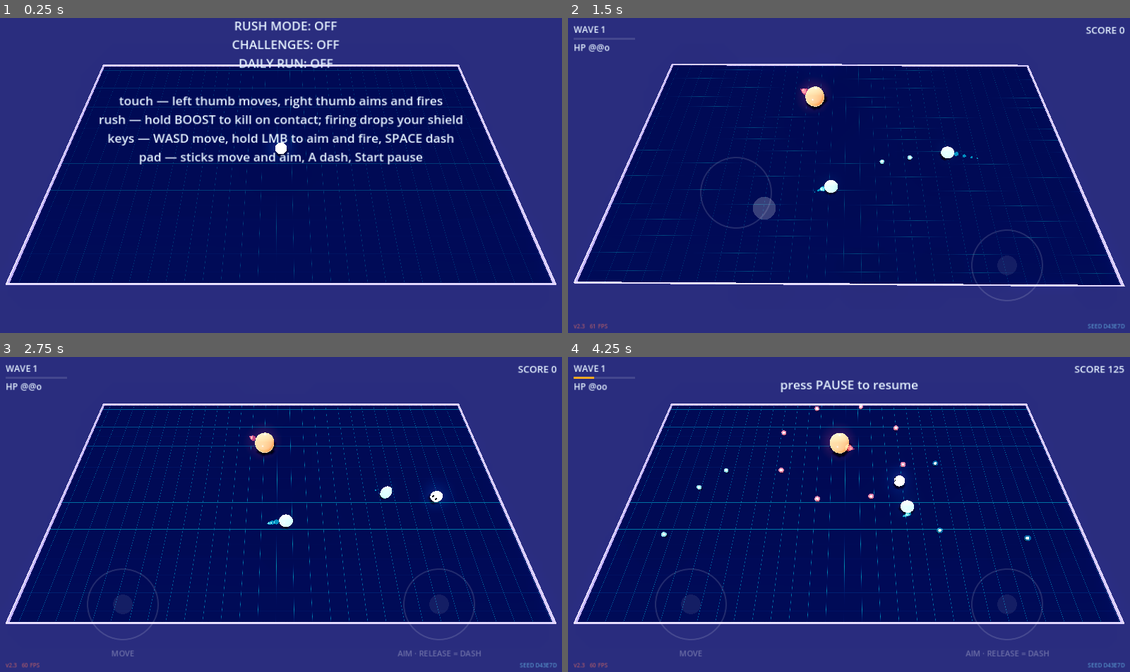
Above: before the commit, frames 1-4 (two rows, left to right).
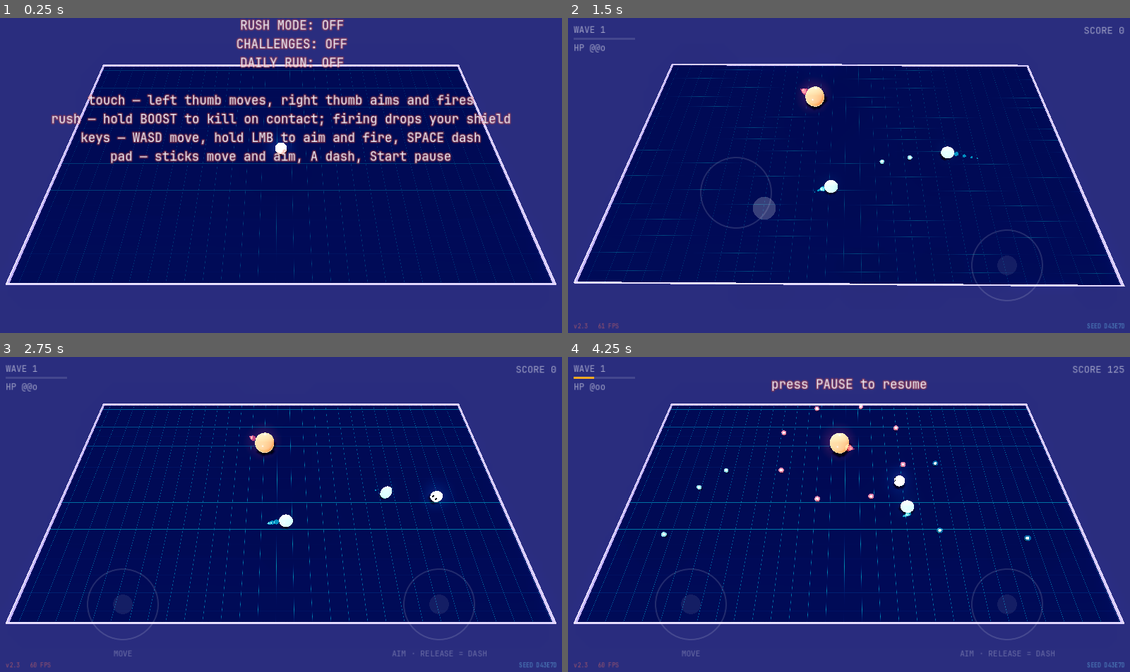
Above: after the commit, the same moments.

Repository: mbace1/toko-drop-godot
Game: Godot game, scene res://scenes/main.tscn
The game is run twice, just before and just after one commit, with the same random seed, the same clock (stepped at 60 frames per second) and the same inputs.
Inputs (mouse positions are in pixels of both pictures, inside the frame that each line leads up to):
- Up to frame 1 (0.25 s): no input
- Up to frame 2 (1.5 s): tap Enter at 0.5 s; move the mouse to (972, 159) at 0.52 s; hold D (move_right) 0.53-1.25 s; tap Space (dash) at 0.6 s; click (972, 159) at 0.67 s; drag from (736, 191) to (820, 238) at 1.27 s
- Up to frame 3 (2.75 s): move the mouse to (337, 445) at 2.02 s; hold D (move_right) from 2.03 s (still down); hold Shift from 2.03 s (still down)
- Up to frame 4 (4.25 s): release D (move_right) at 2.75 s; release Shift at 2.75 s; drag from (820, 577) to (680, 467) at 2.77 s; move the mouse to (1017, 561) at 3.52 s; hold A (move_left) from 3.53 s (still down); tap Space (dash) at 3.6 s; tap Escape (pause) at 4.15 s

The runs differ from the first frame. In frame 1, 9.5% of the frame differs, in the area x 9-91%, y 0-47%; in frame 2, 0.4%; in frame 3, 0.6%; in frame 4, 1.3%.

Commit message:
Give the port the browser's typography: bundled monospace + the neon glow
Captured both builds side by side at the same phone profile and the
single biggest thing making them look like different games was the type.
The browser sets `font-family: monospace` on its whole overlay
(index.html #overlay) and every screen is that face; this port had no
font resource at all, so it rendered in Godot's default proportional
sans.

The font is BUNDLED, not asked for by name. SystemFont was tried first
and is a trap: it resolves fine on desktop and silently resolves to
NOTHING in a Web export, because the browser sandbox gives Godot no OS
font access — so the one platform this ships on was the one platform
where it did nothing. That was only visible by exporting and taking a
screenshot. JetBrains Mono Regular, SIL OFL 1.1, 264KB, with OFL.txt
kept beside it as the license requires.

Also ported the overlay's `text-shadow: 0 0 24px #ff4422, 0 0 60px
#aa00ff` as a soft zero-offset shadow, which is most of why the
browser's menu text reads as lit signage rather than as a caption.

New scripts/theme_kit.gd (ThemeKit) owns both, so main.gd and
touch_sticks.gd cannot drift into two typefaces. It deliberately has
TWO looks, because the browser does: overlay text (title/pause/death)
glows, but the in-game HUD does not — the HUD is painted on a separate
#canvas-ui 2D context that never sees the overlay's CSS, in flat
rgba(255,255,255,0.55). Glowing the HUD made it read as hot orange
signage over the arena; screenshotting a real run is what caught it.

Verified: smoke green, clean headless boot, and Playwright captures of
both the title and a live run on a Pixel-7-profile Web export.

Co-Authored-By: Claude Sonnet 5 <noreply@anthropic.com>
Claude-Session: https://claude.ai/code/session_01YVYCthnnpMWQ6WawyhARue

Diff:
--- a/scripts/main.gd
+++ b/scripts/main.gd
@@ -510,7 +510,7 @@
 	left.add_theme_constant_override("separation", 4)
 	hud.add_child(left)
 
-	_wave_label = _make_label(20)
+	_wave_label = _make_hud_label(20)
 	left.add_child(_wave_label)
 
 	_wave_bar = ProgressBar.new()
@@ -526,16 +526,16 @@
 	_wave_bar.add_theme_stylebox_override("fill", fill)
 	left.add_child(_wave_bar)
 
-	_hp_label = _make_label(20)
+	_hp_label = _make_hud_label(20)
 	left.add_child(_hp_label)
 
 	# Rush's clock and chain sit UNDER the stack rather than fighting the
 	# centre for space (owner direction).
-	_rush_label = _make_label(18)
+	_rush_label = _make_hud_label(18)
 	_rush_label.hide()
 	left.add_child(_rush_label)
 
-	_score_label = _make_label(22)
+	_score_label = _make_hud_label(22)
 	_score_label.set_anchors_preset(Control.PRESET_TOP_RIGHT)
 	_score_label.grow_horizontal = Control.GROW_DIRECTION_BEGIN
 	_score_label.position = Vector2(-16, 12)
@@ -580,14 +580,15 @@
 
 	# The corners the browser build uses: version and frame rate bottom-left,
 	# the run seed bottom-right.
-	_corner_l = _make_label(13)
+	# No glow on the corners: a 10px halo on 13px text swallows the glyphs.
+	_corner_l = _make_hud_label(13)
 	_corner_l.add_theme_color_override("font_color", Color(1.0, 0.45, 0.35, 0.55))
 	_corner_l.set_anchors_preset(Control.PRESET_BOTTOM_LEFT)
 	_corner_l.grow_vertical = Control.GROW_DIRECTION_BEGIN
 	_corner_l.position = Vector2(16, -30)
 	hud.add_child(_corner_l)
 
-	_corner_r = _make_label(13)
+	_corner_r = _make_hud_label(13)
 	_corner_r.add_theme_color_override("font_color", Color(0.45, 0.85, 1.0, 0.55))
 	_corner_r.set_anchors_preset(Control.PRESET_BOTTOM_RIGHT)
 	_corner_r.grow_horizontal = Control.GROW_DIRECTION_BEGIN
@@ -715,10 +716,19 @@
 		_fb_panel.hide()
 		_msg_label.position.y = 0.0
 
+## Typography lives in `theme_kit.gd` (ThemeKit) so main.gd and touch_sticks.gd
+## cannot drift into two different typefaces — see that file for why the font is
+## bundled rather than asked for by name.
 func _make_label(font_size: int) -> Label:
 	var l := Label.new()
-	l.add_theme_font_size_override("font_size", font_size)
-	l.add_theme_color_override("font_color", Color(0.9, 0.95, 1.0))
+	ThemeKit.style_label(l, font_size)
+	return l
+
+## The in-game readout (WAVE / SCORE / HP / the Rush line). Flat white,
+## no glow — see ThemeKit.style_hud_label for why it differs from the menu.
+func _make_hud_label(font_size: int) -> Label:
+	var l := Label.new()
+	ThemeKit.style_hud_label(l, font_size)
 	return l
 
 func _process(delta: float) -> void:
--- /dev/null
+++ b/scripts/theme_kit.gd
@@ -0,0 +1,75 @@
+## theme_kit.gd — the one place the port's typography is decided.
+##
+## The browser build sets `font-family: monospace` on its whole overlay
+## (index.html `#overlay`) and every screen of it — title, HUD, pause, death,
+## the on-screen stick hints — is that one typeface. This port shipped with no
+## font at all, so it rendered in Godot's default proportional sans and read as
+## a different game entirely in a screenshot beside the original (found
+## 2026-08-27 by capturing both builds at the same phone profile).
+##
+## The font is BUNDLED rather than asked for by name. `SystemFont` was tried
+## first: it works on desktop and silently resolves to NOTHING in a Web export,
+## because the browser sandbox gives Godot no OS font access — so the one
+## platform this actually ships on was the one platform where it did nothing.
+## That was caught by exporting and screenshotting rather than by reasoning
+## about it, which is the only way this class of bug ever shows up.
+##
+## JetBrains Mono Regular, SIL OFL 1.1. The license is kept beside the file in
+## `assets/fonts/OFL.txt` because that license requires it to travel with the
+## font — do not delete it when trimming the tree.
+class_name ThemeKit
+
+const MONO_PATH := "res://assets/fonts/JetBrainsMono-Regular.ttf"
+
+## main.js's overlay carries `text-shadow: 0 0 24px #ff4422, 0 0 60px #aa00ff`
+## — an orange-into-violet neon bloom that is most of why its text reads as lit
+## signage rather than as a caption. Godot has no multi-layer text shadow, so
+## this approximates the inner (orange) half with a soft zero-offset shadow and
+## leaves the violet outer half to the scene's own bloom. The alpha is
+## deliberately low: at full strength the halo stops being a glow behind white
+## text and starts tinting the letterforms themselves orange.
+const GLOW_COLOR := Color(1.0, 0.27, 0.13, 0.33)
+const GLOW_SIZE := 10
+
+static var _mono: Font = null
+
+static func mono() -> Font:
+	if _mono != null:
+		return _mono
+	if ResourceLoader.exists(MONO_PATH):
+		_mono = load(MONO_PATH)
+	if _mono == null:
+		# Never fail to a blank screen over a font. Fall back to whatever the
+		# OS can offer, and past that to Godot's own default.
+		var f := SystemFont.new()
+		f.font_names = PackedStringArray([
+			"monospace", "Consolas", "DejaVu Sans Mono", "Courier New", "Menlo",
+		])
+		_mono = f
+	return _mono
+
+## The OVERLAY look — title, pause, death, the level recap. Monospace, the
+## size asked for, and the neon glow, because in the browser all of that text
+## lives inside `#overlay` and inherits its `text-shadow`.
+static func style_label(l: Label, font_size: int,
+		color := Color(0.9, 0.95, 1.0)) -> void:
+	l.add_theme_font_override("font", mono())
+	l.add_theme_font_size_override("font_size", font_size)
+	l.add_theme_color_override("font_color", color)
+	l.add_theme_color_override("font_shadow_color", GLOW_COLOR)
+	l.add_theme_constant_override("shadow_offset_x", 0)
+	l.add_theme_constant_override("shadow_offset_y", 0)
+	l.add_theme_constant_override("shadow_outline_size", GLOW_SIZE)
+
+## The IN-GAME HUD look — WAVE, SCORE, the HP pips. Deliberately NOT the same
+## as the overlay: in the browser the HUD is painted on its own `#canvas-ui`
+## 2D context (main.js ~line 4136), which never sees `#overlay`'s CSS
+## `text-shadow`, and it is drawn in flat `rgba(255,255,255,0.55)`. Glowing the
+## HUD the way the menu glows made it read as hot orange signage sitting on top
+## of the arena instead of the quiet, recessive readout the source has — caught
+## by screenshotting a real run, not by reading the CSS.
+static func style_hud_label(l: Label, font_size: int) -> void:
+	l.add_theme_font_override("font", mono())
+	l.add_theme_font_size_override("font_size", font_size)
+	l.add_theme_color_override("font_color", Color(1.0, 1.0, 1.0, 0.55))
+	l.add_theme_constant_override("shadow_outline_size", 0)
--- a/scripts/touch_sticks.gd
+++ b/scripts/touch_sticks.gd
@@ -60,7 +60,10 @@
 			draw_circle(at, 22.0, Color(1, 1, 1, 0.08))
 
 	if show_hints and not input_mgr.left.active and not input_mgr.right.active:
-		var f := get_theme_default_font()
+		# The same bundled monospace every Label uses — the stick hints sit on
+		# the same screen as the HUD and must not be the one thing on it left
+		# in Godot's default proportional sans.
+		var f: Font = ThemeKit.mono()
 		var fs := 18
 		_label(f, fs, Vector2(r.x * 0.22, r.y * 0.78 + 118.0), "MOVE")
 		_label(f, fs, Vector2(r.x * 0.78, r.y * 0.78 + 118.0), "AIM · RELEASE = DASH")
Binary file added: assets/fonts/JetBrainsMono-Regular.ttf
Not shown, added: assets/fonts/JetBrainsMono-Regular.ttf.import
Not shown, added: assets/fonts/OFL.txt
Not shown, added: scripts/theme_kit.gd.uid
